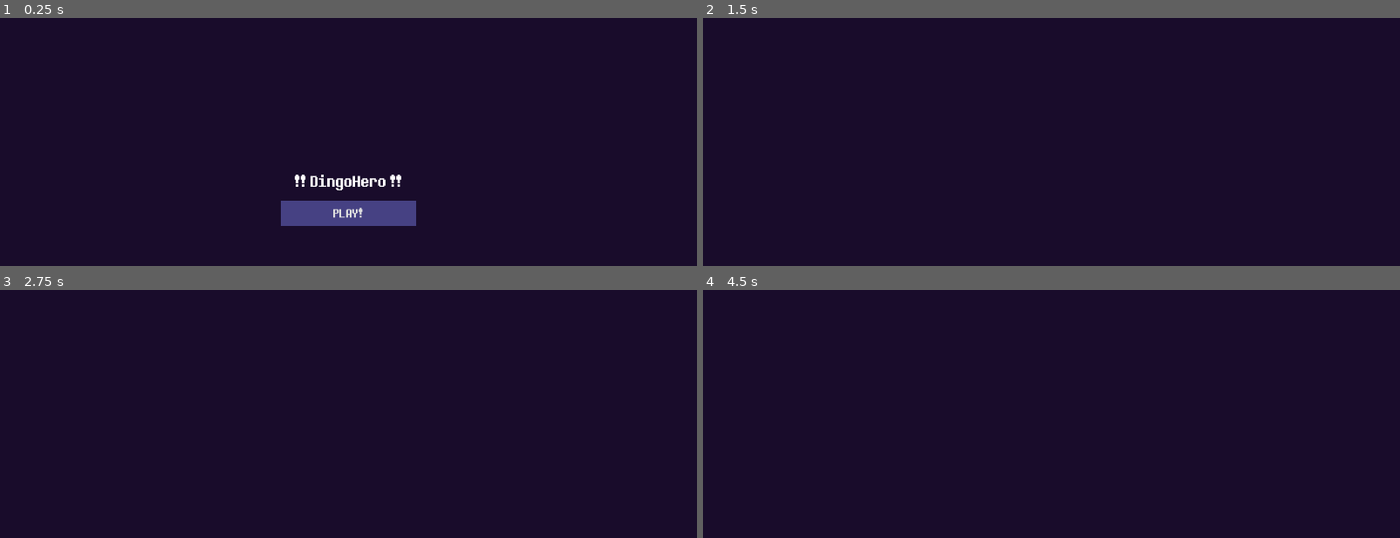
Above: before the commit, frames 1-4 (two rows, left to right).
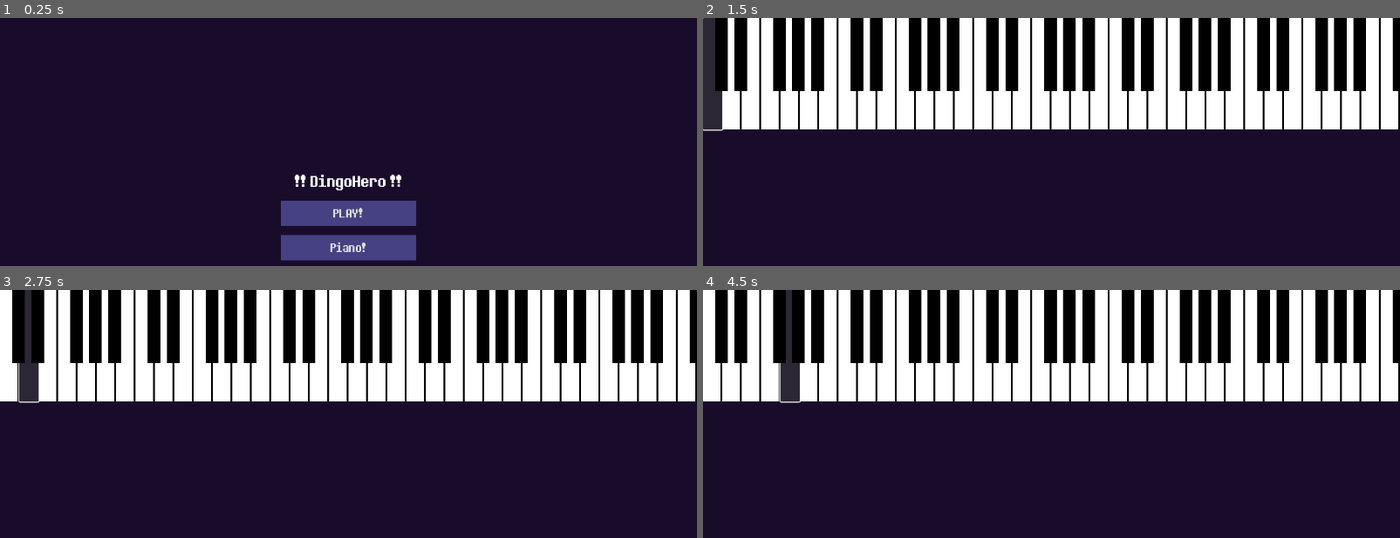
Above: after the commit, the same moments.

Repository: snoutibur/dingohero
Game: Godot game, scene res://main.tscn
Same seed, same stepped clock (60 frames per second), same inputs: the game is played once before the commit and once after it.
Inputs (mouse positions are in pixels of both pictures, inside the frame that each line leads up to):
- Up to frame 1 (0.25 s): no input
- Up to frame 2 (1.5 s): click "PLAY!" (after the commit: "Piano!") at 0.5 s; click (709, 72) at 1.27 s
- Up to frame 3 (2.75 s): click (27, 344) at 2.02 s
- Up to frame 4 (4.5 s): click (751, 344) at 2.77 s; click (772, 344) at 3.52 s; click (786, 344) at 4.27 s

The runs differ from the first frame. In frame 1, 2.0% of the frame differs, in the area x 40-60%, y 87-98%; in frame 2, 45%; in frame 3, 45%; in frame 4, 45%, in the area x 0-100%, y 0-46%.
Error before the commit: Parse Error: Could not find type "Bank" in the current scope. (res://addons/midi/ADSR.gd:27)

Commit message:
Renders piano in its own scene!

Diff:
--- a/main.tscn
+++ b/main.tscn
@@ -1,5 +1,6 @@
-[gd_scene load_steps=3 format=3 uid="uid://cbfsx4swcrilm"]
+[gd_scene load_steps=4 format=3 uid="uid://cbfsx4swcrilm"]
 
+[ext_resource type="Script" uid="uid://bmfc8q7a86g5n" path="res://scripts/Piano.gd" id="1_0xm2m"]
 [ext_resource type="Theme" uid="uid://bawo4huylley5" path="res://assets/ui/theme.tres" id="1_ig7tw"]
 
 [sub_resource type="GDScript" id="GDScript_ig7tw"]
@@ -9,7 +10,7 @@
 
 func _on_pressed() -> void:
 	print(\"Hi mom!!\")
-	get_tree().change_scene_to_file(\"res://scenes/Game.tscn\")
+	get_tree().change_scene_to_file(\"res://scenes/Piano.tscn\")
 "
 
 [node name="Node2D" type="Control"]
@@ -19,6 +20,8 @@
 anchor_bottom = 1.0
 grow_horizontal = 2
 grow_vertical = 2
+script = ExtResource("1_0xm2m")
+metadata/_edit_lock_ = true
 
 [node name="Label" type="Label" parent="."]
 clip_contents = true
@@ -36,8 +39,9 @@
 text = "!! DingoHero !!"
 horizontal_alignment = 1
 vertical_alignment = 1
+metadata/_edit_lock_ = true
 
-[node name="Button" type="Button" parent="."]
+[node name="Play" type="Button" parent="."]
 layout_mode = 1
 anchors_preset = 8
 anchor_left = 0.5
@@ -54,4 +58,22 @@
 text = "PLAY!"
 script = SubResource("GDScript_ig7tw")
 
-[connection signal="pressed" from="Button" to="Button" method="_on_pressed"]
+[node name="Piano" type="Button" parent="."]
+layout_mode = 1
+anchors_preset = 8
+anchor_left = 0.5
+anchor_top = 0.5
+anchor_right = 0.5
+anchor_bottom = 0.5
+offset_left = -112.0
+offset_top = 36.0
+offset_right = 112.0
+offset_bottom = 78.0
+grow_horizontal = 2
+grow_vertical = 2
+theme = ExtResource("1_ig7tw")
+text = "Piano!"
+script = SubResource("GDScript_ig7tw")
+
+[connection signal="pressed" from="Play" to="Play" method="_on_pressed"]
+[connection signal="pressed" from="Piano" to="Piano" method="_on_pressed"]
--- a/scenes/Game.gd
+++ /dev/null
@@ -1,10 +0,0 @@
-extends Node2D
-
-@onready var audio_player = $BackingSong
-@onready var midi_player = $MidiPlayer
-
-func _ready():
-	midi_player.connect("note-on", Callable(self, "_on_note_on"))
-	midi_player.connect("note-off", Callable(self, "_on_note_off"))
-	audio_player.play()
-	midi_player.play()
--- a/scenes/Game.tscn
+++ b/scenes/Game.tscn
@@ -1,16 +1,16 @@
 [gd_scene load_steps=5 format=3 uid="uid://dvlt2o5b60e68"]
 
-[ext_resource type="Script" uid="uid://cdtggfeec0v7w" path="res://scenes/Game.gd" id="1_78awf"]
+[ext_resource type="Script" uid="uid://cdtggfeec0v7w" path="res://scripts/Game.gd" id="1_78awf"]
 [ext_resource type="PackedScene" uid="uid://cuyd1qv0pn26e" path="res://addons/midi/MidiPlayer.tscn" id="1_qbsmt"]
+[ext_resource type="AudioStream" path="res://maps/ShelterSegmented/ShelterSection.mp3" id="2_78awf"]
 [ext_resource type="PackedScene" uid="uid://bdvkdv77fslji" path="res://addons/midi/ADSR.tscn" id="2_cpr0p"]
-[ext_resource type="AudioStream" uid="uid://b8fkirb1eh1t5" path="res://maps/Shelter/ShelterAudio.mp3" id="3_cpr0p"]
 
 [node name="Game" type="Node2D"]
 script = ExtResource("1_78awf")
 
 [node name="BackingSong" type="AudioStreamPlayer2D" parent="."]
 position = Vector2(576, 320)
-stream = ExtResource("3_cpr0p")
+stream = ExtResource("2_78awf")
 max_distance = 32000.0
 attenuation = 1.03526
 max_polyphony = 12
--- /dev/null
+++ b/scenes/Piano.tscn
@@ -0,0 +1,121 @@
+[gd_scene load_steps=4 format=3 uid="uid://pjn3fn5td8me"]
+
+[ext_resource type="Script" uid="uid://bmfc8q7a86g5n" path="res://scripts/Piano.gd" id="1_uiv44"]
+
+[sub_resource type="StyleBoxFlat" id="StyleBoxFlat_o7act"]
+bg_color = Color(1, 1, 1, 1)
+border_width_right = 3
+border_color = Color(0, 0, 0, 1)
+
+[sub_resource type="StyleBoxFlat" id="StyleBoxFlat_uiv44"]
+bg_color = Color(0, 0, 0, 1)
+
+[node name="Piano" type="Control"]
+layout_mode = 3
+anchors_preset = 15
+anchor_right = 1.0
+anchor_bottom = 1.0
+grow_horizontal = 2
+grow_vertical = 2
+script = ExtResource("1_uiv44")
+
+[node name="Octave" type="Control" parent="."]
+layout_mode = 3
+anchors_preset = 0
+offset_right = 224.0
+offset_bottom = 185.0
+
+[node name="Key60" type="Button" parent="Octave"]
+layout_mode = 0
+offset_right = 32.0
+offset_bottom = 185.0
+theme_override_colors/font_color = Color(0, 0, 0, 1)
+theme_override_styles/normal = SubResource("StyleBoxFlat_o7act")
+
+[node name="Key62" type="Button" parent="Octave"]
+layout_mode = 0
+offset_left = 32.0
+offset_right = 64.0
+offset_bottom = 185.0
+theme_override_colors/font_color = Color(0, 0, 0, 1)
+theme_override_styles/normal = SubResource("StyleBoxFlat_o7act")
+
+[node name="Key64" type="Button" parent="Octave"]
+layout_mode = 0
+offset_left = 64.0
+offset_right = 96.0
+offset_bottom = 185.0
+theme_override_colors/font_color = Color(0, 0, 0, 1)
+theme_override_styles/normal = SubResource("StyleBoxFlat_o7act")
+
+[node name="Key65" type="Button" parent="Octave"]
+layout_mode = 0
+offset_left = 96.0
+offset_right = 128.0
+offset_bottom = 185.0
+theme_override_colors/font_color = Color(0, 0, 0, 1)
+theme_override_styles/normal = SubResource("StyleBoxFlat_o7act")
+
+[node name="Key67" type="Button" parent="Octave"]
+layout_mode = 0
+offset_left = 128.0
+offset_right = 160.0
+offset_bottom = 185.0
+theme_override_colors/font_color = Color(0, 0, 0, 1)
+theme_override_styles/normal = SubResource("StyleBoxFlat_o7act")
+
+[node name="Key69" type="Button" parent="Octave"]
+layout_mode = 0
+offset_left = 160.0
+offset_right = 192.0
+offset_bottom = 185.0
+theme_override_colors/font_color = Color(0, 0, 0, 1)
+theme_override_styles/normal = SubResource("StyleBoxFlat_o7act")
+
+[node name="Key71" type="Button" parent="Octave"]
+layout_mode = 0
+offset_left = 192.0
+offset_right = 224.0
+offset_bottom = 185.0
+theme_override_colors/font_color = Color(0, 0, 0, 1)
+theme_override_styles/normal = SubResource("StyleBoxFlat_o7act")
+
+[node name="Key61" type="Button" parent="Octave"]
+layout_mode = 0
+offset_left = 20.0
+offset_right = 41.0
+offset_bottom = 121.0
+theme_override_colors/font_color = Color(1, 1, 1, 1)
+theme_override_styles/normal = SubResource("StyleBoxFlat_uiv44")
+
+[node name="Key66" type="Button" parent="Octave"]
+layout_mode = 0
+offset_left = 116.0
+offset_right = 137.0
+offset_bottom = 121.0
+theme_override_colors/font_color = Color(1, 1, 1, 1)
+theme_override_styles/normal = SubResource("StyleBoxFlat_uiv44")
+
+[node name="Key68" type="Button" parent="Octave"]
+layout_mode = 0
+offset_left = 147.0
+offset_right = 168.0
+offset_bottom = 121.0
+theme_override_colors/font_color = Color(1, 1, 1, 1)
+theme_override_styles/normal = SubResource("StyleBoxFlat_uiv44")
+
+[node name="Key70" type="Button" parent="Octave"]
+layout_mode = 0
+offset_left = 179.0
+offset_right = 200.0
+offset_bottom = 121.0
+theme_override_colors/font_color = Color(1, 1, 1, 1)
+theme_override_styles/normal = SubResource("StyleBoxFlat_uiv44")
+
+[node name="Key63" type="Button" parent="Octave"]
+layout_mode = 0
+offset_left = 52.0
+offset_right = 73.0
+offset_bottom = 121.0
+theme_override_colors/font_color = Color(1, 1, 1, 1)
+theme_override_styles/normal = SubResource("StyleBoxFlat_uiv44")
--- /dev/null
+++ b/scripts/Game.gd
@@ -0,0 +1,15 @@
+extends Control
+
+# Audio player for the backing track, responsible for playing the song
+@onready var audio_player = $BackingSong
+
+# MIDI player, responsible for handling MIDI note events
+@onready var midi_player = $MidiPlayer
+
+# Rhythm notifier, used for timing and syncing purposes
+@onready var rhythm_notifier = $RhythmNotifier
+
+func _ready():
+	# Start playback for audio and MIDI
+	audio_player.play()
+	midi_player.play()
--- /dev/null
+++ b/scripts/Piano.gd
@@ -0,0 +1,22 @@
+extends Control
+
+@onready var octave_template = $Octave
+
+var num_octaves = 7
+
+func generate_keys(octaves: int):
+	print("Generating " + str(octaves) + " octaves")
+	for i in range(octaves):
+		var new_octave = octave_template.duplicate()
+		new_octave.position.x = i * octave_template.get_rect().size.x
+		add_child(new_octave)
+	# Remove the original template after duplication
+	octave_template.queue_free()
+
+func _ready():
+	print(octave_template)
+
+	if octave_template == null:
+		print("Octave template no exist!")
+	else:
+		generate_keys(num_octaves)
Not shown, added: icon.svg.import
Renamed: scenes/Game.gd.uid -> scripts/Game.gd.uid
Empty file removed: scripts/HIMOM.gd
Not shown, removed: scripts/HIMOM.gd.uid
Not shown, added: scripts/Piano.gd.uid
